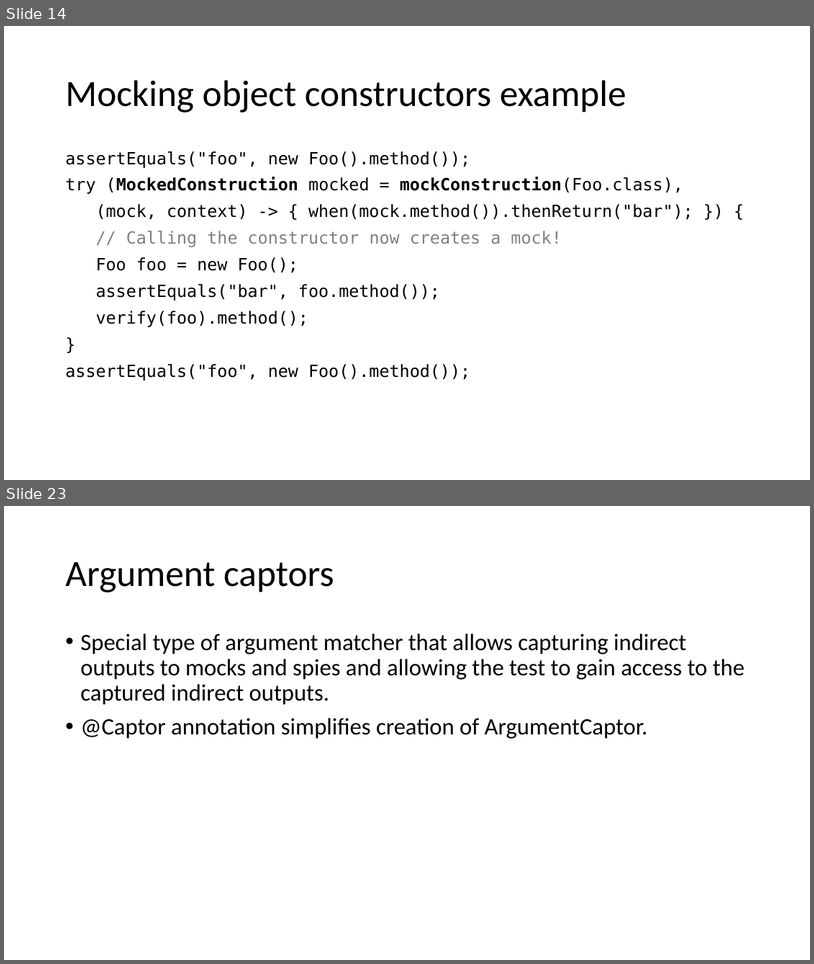
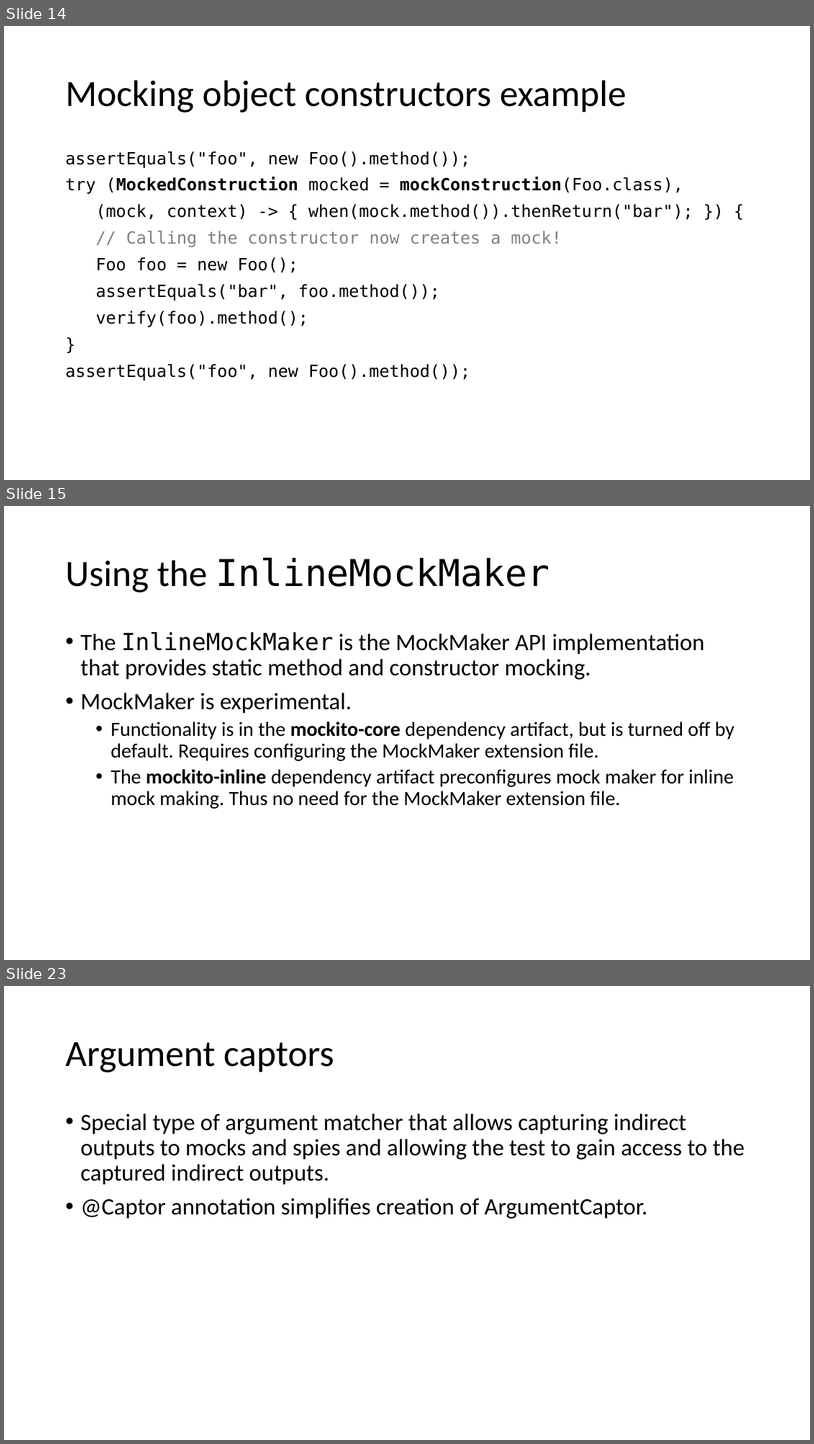
Before and after one commit to cebartling/test-driven, a slide deck: presentations/Introduction to Mockito.pptx. Shown one above the other, each under a label of ours: slides 14 and 23 before the commit, slides 14, 15 and 23 after it; the slides between them are not shown. The pictures are 814x964 and 814x1444 pixels, drawn with LibreOffice and Linux fonts; fonts in the diff are those of the drawing. Boxes give left, top, right and bottom in pixels: in the first picture for what was removed or moved away, otherwise in the second. Text is boxed around its words. In the diff, an @@ line names an element or a change of style, - is before the commit and + after.

Commit message:
Introduction to Mockito presentation updates

```diff
--- a/presentations/Introduction to Mockito.pptx
+++ b/presentations/Introduction to Mockito.pptx
@@ slide 15 added at (4,506,810,960), background #FFFFFF @@
@@ title added at (65,557,549,592), 44 pt, text #000000 @@
+Using the InlineMockMaker
@@ text added at (80,632,735,808), 24 pt, text #000000 @@
+• The InlineMockMaker is the MockMaker API implementation that provides static method and constructor mocking.
+• MockMaker is experimental.
+  • Functionality is in the mockito-core dependency artifact, but is turned off by default. Requires configuring the MockMaker extension file.
+  • The mockito-inline dependency artifact preconfigures mock maker for inline mock making. Thus no need for the MockMaker extension file.
```
Also in this commit, not shown: 1 slide removed.
